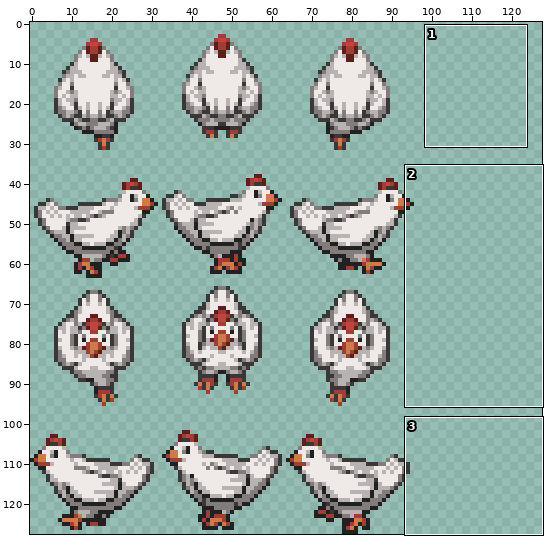
A sprite sheet gets an edit: assets/images/chicken.png. The first picture is a wide view before the edit; the outline marks the close-up.
Close-up. Before the edit:
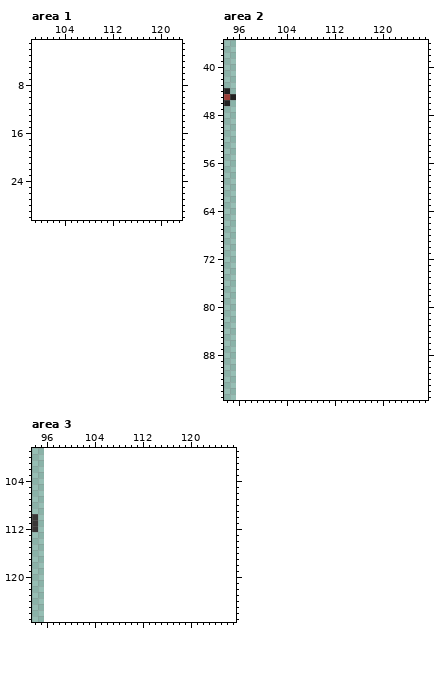
The file is 96x128 pixels. Shown: area 1: x 99..123, y 1..30; area 2: x 94..127, y 36..95; area 3: x 94..127, y 99..127. The old version is drawn lined up with the new one, on the new canvas.
Once edited:
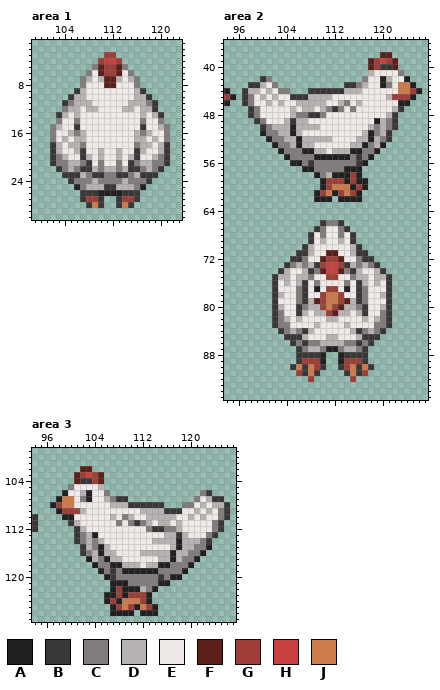
Palette (. is transparent): A #222121  B #3a3737  C #827c7c  D #b7b3b2  E #efe9e7  F #5c1f1a  G #9e3e37  H #c84141  J #cf7b49
From old to new:
canvas 96x128 -> 128x128
--- area 1
@@ x 99..123 @@
  2 .........................
- 3 .........................
- 4 .........................
- 5 .........................
- 6 .........................
- 7 .........................
- 8 .........................
- 9 .........................
-10 .........................
-11 .........................
-12 .........................
-13 .........................
-14 .........................
-15 .........................
-16 .........................
-17 .........................
-18 .........................
-19 .........................
-20 .........................
-21 .........................
-22 .........................
-23 .........................
-24 .........................
-25 .........................
-26 .........................
-27 .........................
-28 .........................
+ 3 ............GG...........
+ 4 ...........GHHG..........
+ 5 ..........CFGGFC.........
+ 6 .........CEFGGFEC........
+ 7 ........CDEDFFDEDC.......
+ 8 ........CEEEFFEEEC.......
+ 9 .......BDEEEEEEEEDB......
+10 ......BDDEEEEEEEEDDB.....
+11 .....BCDDDEEEEEEDDDCB....
+12 .....CDDEDDEEEEDDEDDB....
+13 ....BDEDEEEEEEEEEEDEDB...
+14 ....CEECEEEEEEEEEECEEC...
+15 ...CDEEBEEEEEEEEEEBEEDC..
+16 ...CEEDCDEEEEEEEEDCDEEC..
+17 ...CEDEDDEEEEEEEEDDEDEC..
+18 ...BDEDDCEEEEEEEECDDEDB..
+19 ...BDEEDBEEDEEDEEBDEEDB..
+20 ...BCDEEBDEDEEDEDBEEDCB..
+21 ...BCCDDCBECEECEBCDDCCB..
+22 ....BCDCBBDCDDCDBBCDCB...
+23 .....BBBDCBBCCBBCDBBB....
+24 ......BCCCDCCCCDCCCB.....
+25 .......ACDDDBBDDDCA......
+26 ........BBBAAAABBB.......
+27 ........BGGB..BGGB.......
+28 .........BJB..BJB........
 29 .........................
--- area 2
@@ x 94..127 @@
 37 ..................................
-38 ..................................
-39 ..................................
-40 ..................................
-41 ..................................
-42 ..................................
-43 ..................................
-44 A.................................
-45 GA................................
-46 A.................................
-47 ..................................
-48 ..................................
-49 ..................................
-50 ..................................
-51 ..................................
-52 ..................................
-53 ..................................
-54 ..................................
-55 ..................................
-56 ..................................
-57 ..................................
-58 ..................................
-59 ..................................
-60 ..................................
-61 ..................................
-62 ..................................
+38 ..........................FF......
+39 ........................FGHGF.....
+40 ........................FGBBF.....
+41 ........................DEEEEC....
+42 ......BC...............CEEADEEA...
+43 ....BBDEC...........BBCDEEACEJJA..
+44 A..BDDEDECC...BBBBBBDDDEEEEEEJJGA.
+45 GA.BCEDEDEEBBBDDDDEEEEEEEEEDGGGA..
+46 A..BCEEDEDEEDDDDDEEDCEDEEEEEEAA...
+47 ....BCEEEEEDEDDEDCBCECEEEEEEDB....
+48 ....BCEEEEEDCCBBCEEEEEEEEEEDB.....
+49 .....BCEEEDBDDEEEEEEEEEEEADCB.....
+50 ......BCDDDADDDDEEEEEEEEDCDCB.....
+51 ......ACCDDADEEEEEEEEEEDACDB......
+52 .......ACCDDADDDDDEEEEDDADCB......
+53 ........ACCDADDEEEEEEDDACDA.......
+54 .........ACCCAADDEDDDAACCA........
+55 ..........ACCCCAAAAAACBCA.........
+56 ...........AACBCCCCCCCBA..........
+57 .............AACCCCCAAA...........
+58 ...............ACDAAAGA...........
+59 ................AGGGAGAA..........
+60 ................AGJJJAGA..........
+61 ...............AGJAGJGA...........
+62 ...............AAA.AAAA...........
 63 ..................................
@@ x 94..127 @@
 65 ..................................
-66 ..................................
-67 ..................................
-68 ..................................
-69 ..................................
-70 ..................................
-71 ..................................
-72 ..................................
-73 ..................................
-74 ..................................
-75 ..................................
-76 ..................................
-77 ..................................
-78 ..................................
-79 ..................................
-80 ..................................
-81 ..................................
-82 ..................................
-83 ..................................
-84 ..................................
-85 ..................................
-86 ..................................
-87 ..................................
-88 ..................................
-89 ..................................
-90 ..................................
-91 ..................................
-92 ..................................
+66 ................BCCB..............
+67 ...............BCEECB.............
+68 ..............BECEECEB............
+69 ..............BEDEEDEB............
+70 .............BDEEEEEEDB...........
+71 ............BBDEEFFEEDBB..........
+72 ...........BBCEEFGGFEECBB.........
+73 ..........BCDCDBGHHGBDCDCB........
+74 .........BDEEDBCFHHFCBDEEDB.......
+75 ........BDDEDDCEEGGEECDDEDDB......
+76 ........BEDEDBECEEEECEBDEDEB......
+77 ........BEEECBEAEGGEAEBCEEEB......
+78 ........BDEECBEEGJJGEEBCEEDB......
+79 ........BEEECBDFGJJGFDBCEEEB......
+80 ........BDEEBCDDGJGFDDCBEEDB......
+81 ........BCEEBDEDDGFDDEDBEECB......
+82 ........BCDEDEEEEDDEEEEDEDCB......
+83 ........BCCEEEEDEEEEDEEEECCB......
+84 .........BCDCBDEEEEEEDBCDCB.......
+85 ..........BBBDEEEDDEEEDBBB........
+86 ...........BCBCCDDDDCCBCB.........
+87 ............BCDDCAACDDCB..........
+88 ............BBBBA..ABBBB..........
+89 ............BGGGA..AGGGB..........
+90 ...........BJBJGB..BGJBJB.........
+91 ............GBJB....BJBG..........
+92 ..............G......G............
 93 ..................................
--- area 3
@@ x 94..127 @@
 101 ..................................
-102 ..................................
-103 ..................................
-104 ..................................
-105 ..................................
-106 ..................................
-107 ..................................
-108 ..................................
-109 ..................................
-110 B.................................
-111 B.................................
-112 B.................................
-113 ..................................
-114 ..................................
-115 ..................................
-116 ..................................
-117 ..................................
-118 ..................................
-119 ..................................
-120 ..................................
-121 ..................................
-122 ..................................
-123 ..................................
-124 ..................................
-125 ..................................
-126 ..................................
+102 ........FF........................
+103 .......FGHGF......................
+104 .......FBBGF......................
+105 ......CEEEED......................
+106 .....AEEDAEEC...............CB....
+107 ....AJJECAEEDCBB...........CEDBB..
+108 ...AGJJEEEEEEDDDBBBBBB...CCEDEDDB.
+109 ....AGGGDEEEEEEEEEDDDDBBBEEDEDECB.
+110 B....AAEEEEEEDECDEEDDDDDEEDEDEECB.
+111 B.....BDEEEEEECECBCDEDDEDEEEEECB..
+112 B......BDEEEEEEEEEECBBCCDEEEEECB..
+113 .......BCDAEEEEEEEEEEEDDBDEEECB...
+114 .......BCDCDEEEEEEEEDDDDADDDCB....
+115 ........BDCADEEEEEEEEEEDADDCCA....
+116 ........BCDADDEEEEDDDDDADDCCA.....
+117 .........ADCADDEEEEEEDDADCCA......
+118 ..........ACCAADDDEDDAACCCA.......
+119 ...........ACBCAAAAAACCCCA........
+120 ............ABCCCCCCCBCAA.........
+121 .............AAACCCCCAA...........
+122 .............AGAAADCA.............
+123 ............AAGAGGGA..............
+124 ............AGAJJJGA..............
+125 .............AGJGAJGA.............
+126 .............AAAA.AAA.............
 127 ..................................
Pixel boxes of the changes (left, top, right, bottom) in both close-ups:
added: (50, 52, 170, 208)
added: (242, 52, 422, 202)
added: (272, 220, 392, 382)
added: (50, 466, 230, 616)
